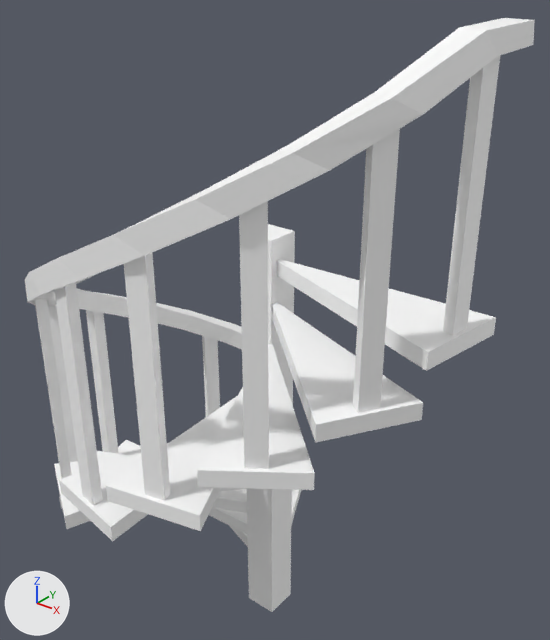
One commit to the glTF model assets/synty/simple_fantasy_interiors/models/SM_Env_Spiral_Stairs_02.glb: the scene before it, then after it.
The view is the same before and after, from a 50 mm camera at (0.0721, -0.0575, 0.0759) aimed at (0.0255, 0.0008, 0.0397). Every picture has the same lights, and +X, +Y and +Z are marked at lower left.

In view in the first picture: 'SM_Env_Spiral_Stairs_02'.
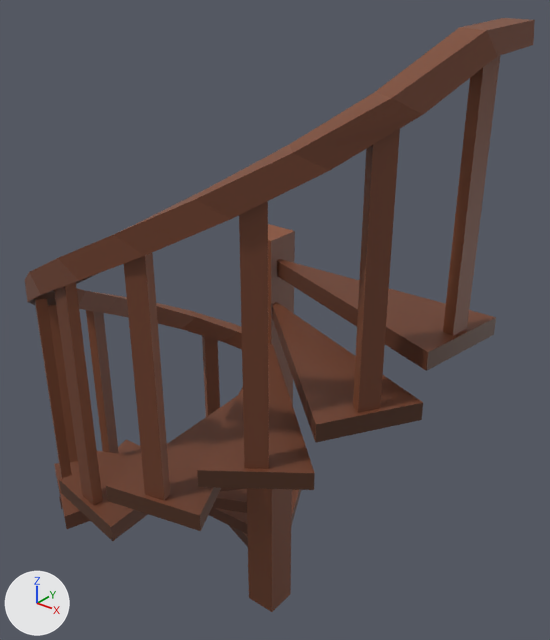
Boxes (x1, y1, x2, y2) around the edits, measured in the pictures (550 x 640 px):
'SM_Env_Spiral_Stairs_02', surface changed (grey to brown): (25, 18, 535, 612) in both

Patch to the scene script:
```diff
--- a/assets/synty/simple_fantasy_interiors/models/SM_Env_Spiral_Stairs_02.glb.py
+++ b/assets/synty/simple_fantasy_interiors/models/SM_Env_Spiral_Stairs_02.glb.py
@@ img_simplefantasyinteriorstexture @@
+img_simplefantasyinteriorstexture = load_image('SimpleFantasyInteriorsTexture', '_unpacked/SimpleFantasyInteriorsTexture', 1024, 1024, 'sRGB')
@@ mat_lambert1 @@
 mat_lambert1 = principled_material('lambert1')
-mat_lambert1.base_color = (1.0, 1.0, 1.0)  # white #ffffff
+mat_lambert1.texture = img_simplefantasyinteriorstexture
 mat_lambert1.roughness = 0.553
```
